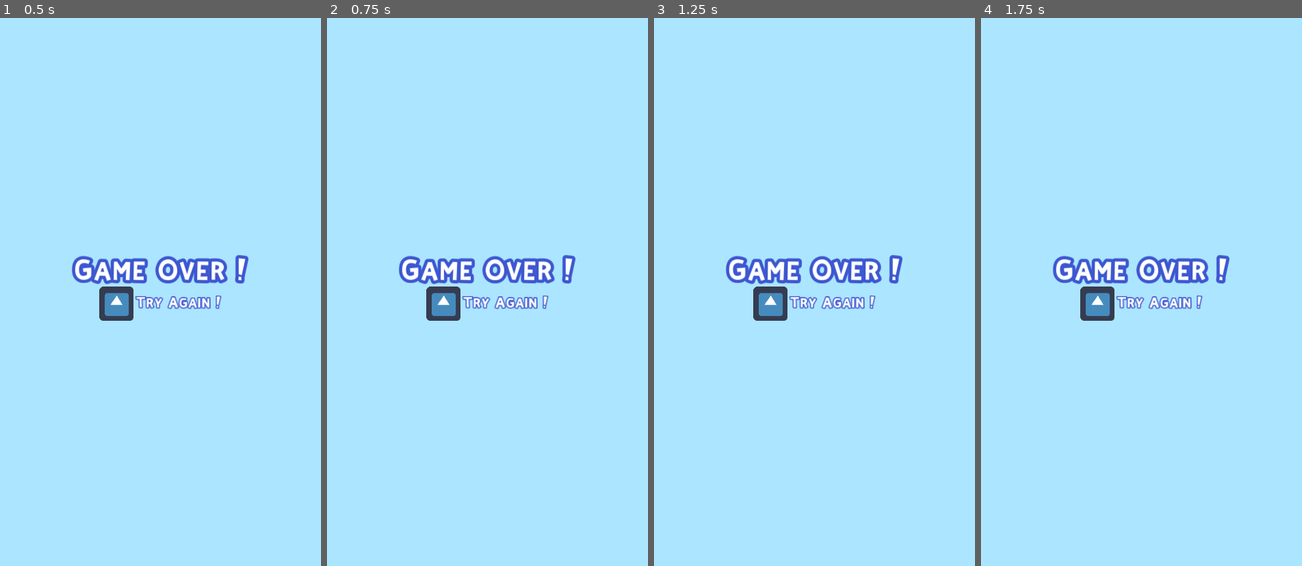
Above: before the commit, frames 1-4 (left to right).
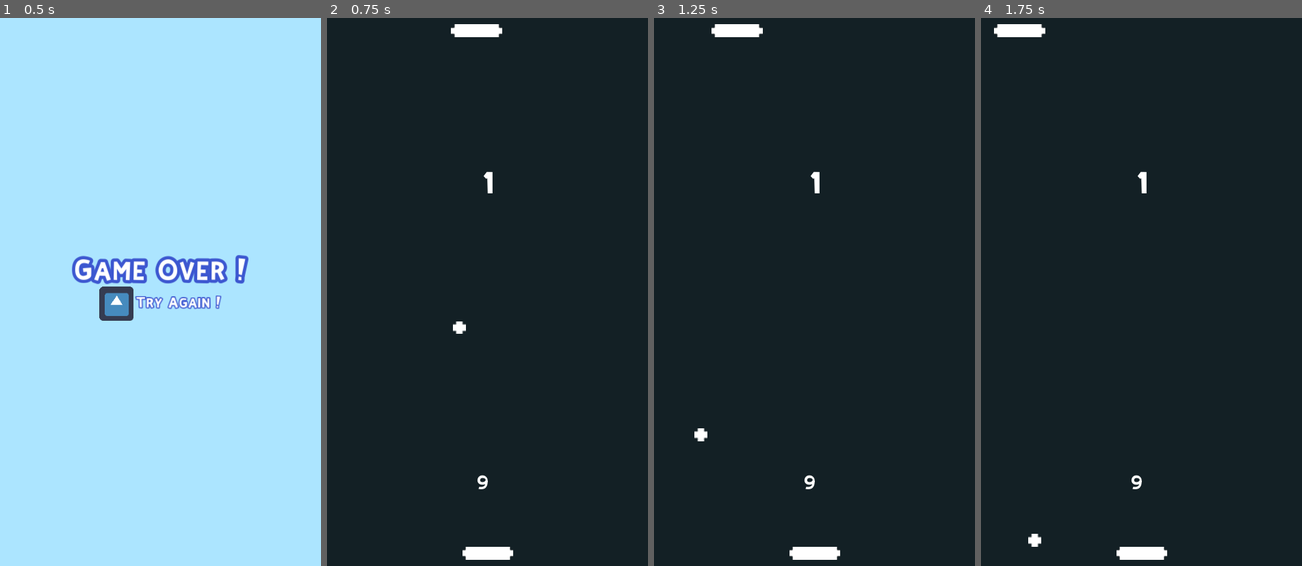
Above: after the commit, the same moments.

Repository: Szczocik/Pong_Move
Game: Godot game, scene res://Levels/Game_over.tscn
Two runs of this game, one before a commit and one after it. Both use one fixed random seed, a clock stepped at 60 frames per second and the inputs below. This scene is started directly instead of the project's main scene. The engine's default icon, where the game draws it, is replaced by a stand-in: a white triangle on a blue panel in a dark square.
Inputs (mouse positions are in pixels of both pictures, inside the frame that each line leads up to):
- Up to frame 1 (0.5 s): no input
- Up to frame 2 (0.75 s): click (442, 302) at 0.5 s
- Up to frame 3 (1.25 s): no input
- Up to frame 4 (1.75 s): click (1096, 302) at 1.27 s

Frame 1 is identical in both runs. In frame 2, 100% of the frame differs, in the area x 0-100%, y 0-100%; in frame 3, 100%; in frame 4, 100%.

Commit message:
Cloud positions

Diff:
--- a/Levels/GameState.gd
+++ b/Levels/GameState.gd
@@ -58,8 +58,16 @@
 
 
 func _process(delta):
-	#$PlayerScore.text = str(PlayerScore)
 	$CountdownLabel.text = str(int($CountdownTimer.time_left) +1)
+
+
+func car_spawn(start_pos):
+	var cloud = $Cloud
+	var cloud_start_node_name = "StartPositions/CloudStart" + str(start_pos)
+	cloud.position = get_node(cloud_start_node_name).position
+
+	var timer_node_name = "CloudTimer/Timer" + str(start_pos)
+	get_node(timer_node_name).wait_time = rand_range(1.6,2.2)
 
 
 func _on_CountdownTimer_timeout():
--- a/Levels/Game_over.gd
+++ b/Levels/Game_over.gd
@@ -3,4 +3,4 @@
 
 
 func _on_RestartButton_pressed():
-	get_tree().change_scene("res://Level/Level.tscn")
+	get_tree().change_scene("res://Levels/Level.tscn")
--- a/Levels/Level_2.tscn
+++ b/Levels/Level_2.tscn
@@ -85,6 +85,8 @@
 
 [node name="Bottom" type="Area2D" parent="."]
 position = Vector2( 0, 1060 )
+collision_layer = 16
+collision_mask = 5
 __meta__ = {
 "_edit_group_": true
 }
@@ -105,6 +107,20 @@
 [node name="Cloud" parent="." instance=ExtResource( 3 )]
 collision_mask = 8
 
+[node name="StartPositions" type="Node" parent="."]
+
+[node name="CloudStart1" type="Position2D" parent="StartPositions"]
+position = Vector2( 83, -52 )
+
+[node name="CloudStart2" type="Position2D" parent="StartPositions"]
+position = Vector2( 492, -50 )
+
+[node name="CloudTimer" type="Node" parent="."]
+
+[node name="Timer1" type="Timer" parent="CloudTimer"]
+
+[node name="Timer2" type="Timer" parent="CloudTimer"]
+
 [connection signal="body_entered" from="Top" to="." method="_on_Top_body_entered"]
 [connection signal="body_entered" from="Bottom" to="." method="_on_Bottom_body_entered"]
 [connection signal="timeout" from="CountdownTimer" to="." method="_on_CountdownTimer_timeout"]
--- a/project.godot
+++ b/project.godot
@@ -27,6 +27,7 @@
 2d_physics/layer_2="Coin"
 2d_physics/layer_3="Cloud"
 2d_physics/layer_4="Player"
+2d_physics/layer_5="BottomWall"
 
 [physics]
 
